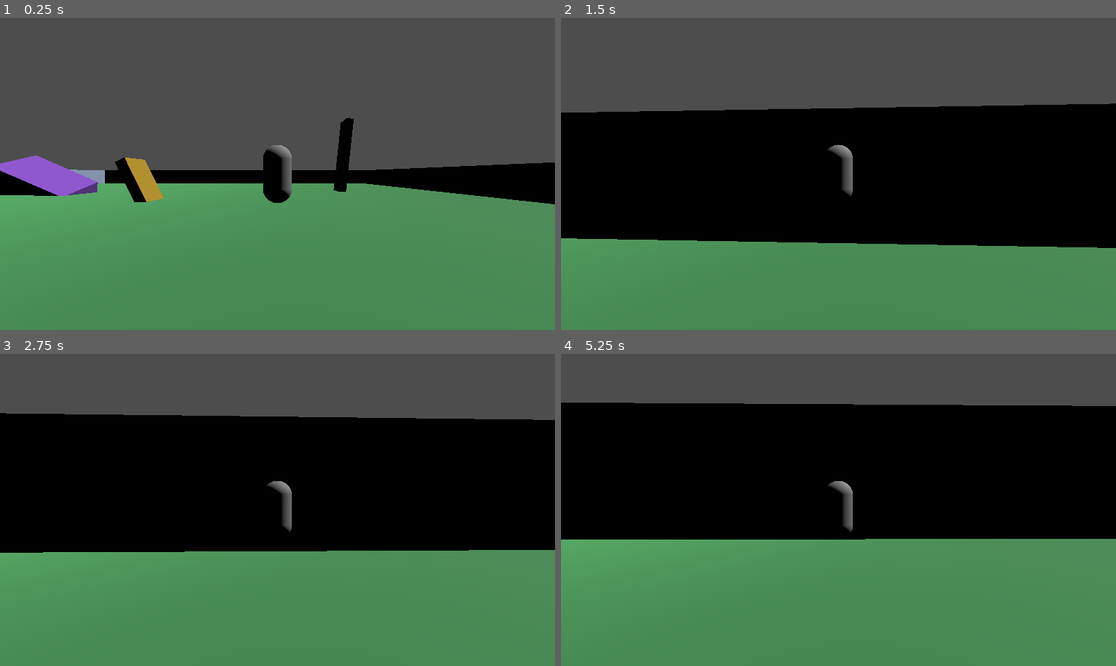
Above: before the commit, frames 1-4 (two rows, left to right).
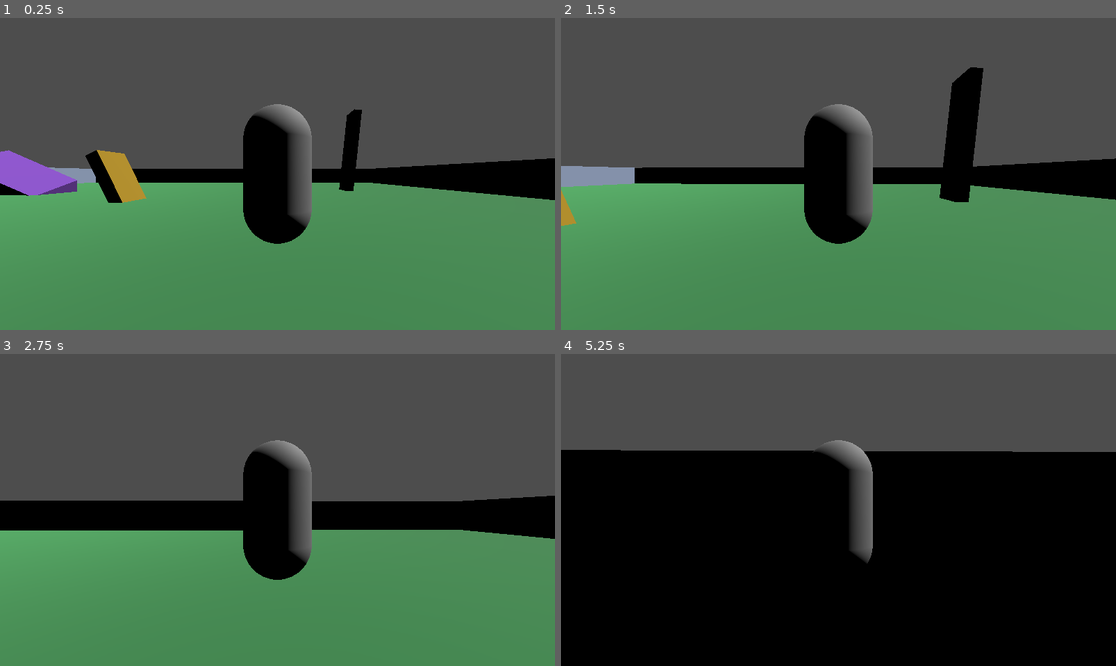
Above: after the commit, the same moments.

Repository: GT-Software/RubberRoom
Game: Godot game, scene res://scenes/world.tscn
Same seed, same stepped clock (60 frames per second), same inputs: the game is played once before the commit and once after it.
Inputs (mouse positions are in pixels of both pictures, inside the frame that each line leads up to):
- Up to frame 1 (0.25 s): no input
- Up to frame 2 (1.5 s): move the mouse to (866, 174) at 0.52 s; hold W (forward) from 0.53 s (still down); tap Space (jump) at 0.6, 0.77, 1.07 s; move the mouse to (810, 174) at 1.27 s; tap C (crouch) at 1.35 s
- Up to frame 3 (2.75 s): keep holding W (forward); tap Space (jump) at 1.52, 1.55, 1.82, 2.3 s; move the mouse to (288, 503) at 2.02 s; hold Shift (run) from 2.03 s (still down)
- Up to frame 4 (5.25 s): keep holding W (forward); move the mouse to (832, 516) at 2.77 s; release Shift (run) at 2.78 s; tap Space (jump) at 2.85, 3.02, 3.32, 3.77, 3.8, 4.07, 4.52, 4.55, 4.82, 5.1 s; move the mouse to (877, 513) at 3.52 s; hold C (crouch) 3.53-4.28 s; move the mouse to (794, 506) at 4.27 s; tap Shift (run) at 4.35 s; move the mouse to (844, 510) at 5.02 s

The runs differ from the first frame. In frame 1, 7.4% of the frame differs, in the area x 0-100%, y 27-73%; in frame 2, 35%; in frame 3, 33%; in frame 4, 57%, in the area x 0-100%, y 15-100%.

Commit message:
Fixed Movement, Jump still rough

Diff:
--- a/rubberroom/project.godot
+++ b/rubberroom/project.godot
@@ -68,3 +68,7 @@
 
 3d_physics/layer_1="Player"
 3d_physics/layer_2="Environment"
+
+[physics]
+
+3d/physics_engine="JoltPhysics3D"
--- a/rubberroom/scenes/player.tscn
+++ b/rubberroom/scenes/player.tscn
@@ -6,6 +6,9 @@
 [sub_resource type="CapsuleMesh" id="CapsuleMesh_miivl"]
 
 [sub_resource type="CapsuleShape3D" id="CapsuleShape3D_tds2k"]
+
+[sub_resource type="SphereShape3D" id="SphereShape3D_cu01s"]
+radius = 0.07
 
 [node name="Player" type="CharacterBody3D"]
 script = ExtResource("1_p3382")
@@ -17,7 +20,9 @@
 shape = SubResource("CapsuleShape3D_tds2k")
 
 [node name="SpringArm3D" type="SpringArm3D" parent="."]
-spring_length = 7.0
+collision_mask = 2
+shape = SubResource("SphereShape3D_cu01s")
+spring_length = 3.0
 margin = 0.2
 script = ExtResource("2_shcln")
 
--- a/rubberroom/scenes/world.tscn
+++ b/rubberroom/scenes/world.tscn
@@ -80,5 +80,7 @@
 [node name="Player" parent="." instance=ExtResource("7_qqmnw")]
 transform = Transform3D(1, 0, 0, 0, 1, 0, 0, 0, 1, 16.5787, 3.93057, 22.5258)
 collision_mask = 2
-SPEED = 100.0
-JUMP_VELOCITY = 10.5
+SPEED = 15.0
+RUN_SPEED = 25.0
+CROUCH_SPEED = 10.0
+JUMP_VELOCITY = 200.0
--- a/rubberroom/scripts/player.gd
+++ b/rubberroom/scripts/player.gd
@@ -5,9 +5,9 @@
 @export var SPEED = 5.0
 @export var RUN_SPEED = 8.5
 @export var CROUCH_SPEED = 2.5
-@export var JUMP_VELOCITY = 4.5
-# In case we want custom gravity
-@export var gravity = 50.0
+@export var JUMP_VELOCITY = 20.0
+# In case we want gravity
+var gravity = ProjectSettings.get_setting("physics/3d/default_gravity")
 
 var _velocity = Vector3.ZERO
 # Points to the ground to ground our character
@@ -32,8 +32,7 @@
 	move_direction.x = Input.get_action_strength("right") - Input.get_action_strength("left")
 	move_direction.z = Input.get_action_strength("backward") - Input.get_action_strength("forward")
 	# Normalizing to prevent diagonal speed boost
-	move_direction = move_direction.normalized()
-	#move_direction = move_direction.rotated(Vector3.UP, _spring_arm.rotation.y).normalized()
+	move_direction = move_direction.rotated(Vector3.UP, _spring_arm.rotation.y).normalized()
 
 	# Setting _velocity to new values depending on the player's stance
 	if Input.is_action_pressed("run") and not is_crouched:
@@ -47,23 +46,14 @@
 		_velocity = move_direction * SPEED
 		print("The Player is Walking")
 
-
-
-	_velocity.y -= gravity * delta
-	# Use this line (vvv) instead of (^^^) if you want system defined gravity
-	#velocity += get_gravity() * delta
-
+	_velocity.y -= gravity * delta * 17
 	# We use the is_on_floor() method and the snap vector to check if the player landed
 	# These are boolean variables being set to true/false based on these conditions
-	var just_landed = is_on_floor() and _snap_vector == Vector3.ZERO
+	var just_landed = is_on_floor()
 	var is_jumping = is_on_floor() and Input.is_action_just_pressed("jump")
 	# If the player is jumping, set y-velocity to the jump velocity, and the snap vector to a zero vector
-	# Else, set the snap vector to a down vector
 	if is_jumping:
-		_velocity.y = JUMP_VELOCITY
-		_snap_vector = Vector3.ZERO
-	elif just_landed:
-		_snap_vector = Vector3.DOWN
+		_velocity.y += JUMP_VELOCITY
 
 	velocity = _velocity
 	move_and_slide()
Not shown, added: rubberroom/addons/godot-jolt/LICENSE.txt
Not shown, added: rubberroom/addons/godot-jolt/THIRDPARTY.txt
Not shown: 1 places in rubberroom/scenes/player.tscn that only renumber resources
Not shown, added: rubberroom/addons/godot-jolt/android/libgodot-jolt_android-arm32.so
Not shown, added: rubberroom/addons/godot-jolt/android/libgodot-jolt_android-arm32_editor.so
Not shown, added: rubberroom/addons/godot-jolt/android/libgodot-jolt_android-arm64.so
Not shown, added: rubberroom/addons/godot-jolt/android/libgodot-jolt_android-arm64_editor.so
Not shown, added: rubberroom/addons/godot-jolt/android/libgodot-jolt_android-x64.so
Not shown, added: rubberroom/addons/godot-jolt/android/libgodot-jolt_android-x64_editor.so
Not shown, added: rubberroom/addons/godot-jolt/android/libgodot-jolt_android-x86.so
Not shown, added: rubberroom/addons/godot-jolt/android/libgodot-jolt_android-x86_editor.so
Not shown, added: rubberroom/addons/godot-jolt/godot-jolt.gdextension
(and 19 more such lines)
